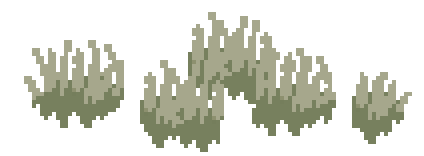
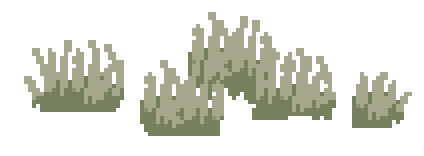
Layered file, before and after one edit (424x156). Changes by layer:
painted on "Слой 6" over [40,112,392,152]
painted on "Слой 8" over [152,136,220,152]
